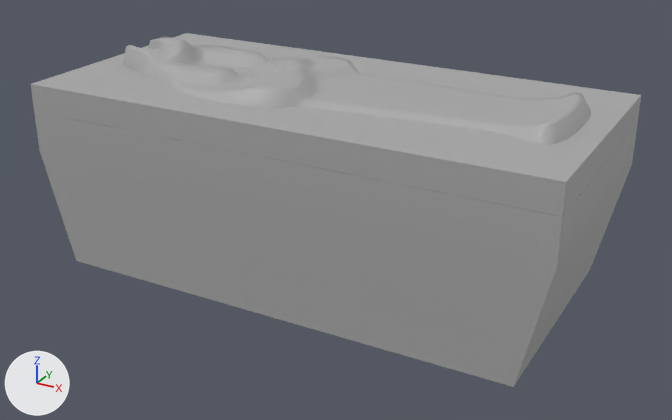
A saved change to the FBX model Assets/Ola/PreFabs/MayaImports/StarterChest.fbx.
Both versions are drawn from a 50 mm camera at (0.0177, -0.0316, 0.0185) aimed at (0.0005, -0.0005, 0.0029). The lights are fixed; the arrows at lower left show +X, +Y and +Z. Where no turn or scale is listed for an object, it has been applied to the vertices.

In view in the first picture: 'Anubis', 'Chest', 'Lid'.
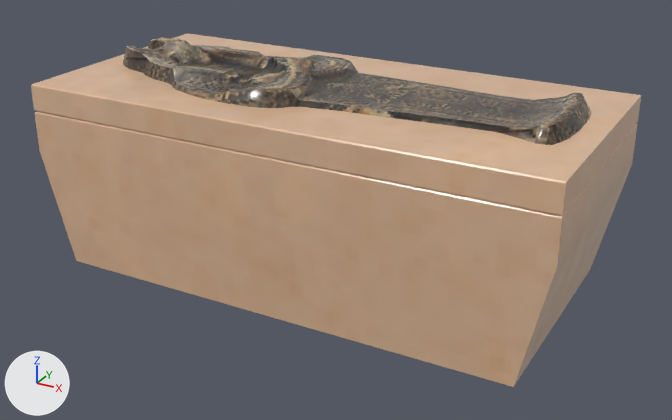
Pixel boxes (x1, y1, x2, y2) of what changed, in the pictures (672 x 420 px):
```json
{"object": "Chest", "change": "reshaped", "before": [34, 111, 638, 387], "after": [35, 111, 637, 387]}
{"object": "Lid", "change": "reshaped, moved", "before": [31, 33, 641, 217], "after": [31, 33, 641, 216]}
{"object": "Anubis", "change": "recoloured", "before": [123, 36, 591, 145], "after": [123, 36, 591, 145]}
{"part": 1, "of": "me_mesh", "change": "built on", "before": [34, 111, 638, 267], "after": [35, 111, 637, 267]}
{"part": 2, "of": "me_mesh", "change": "recoloured", "before": [40, 151, 632, 387], "after": [40, 151, 632, 387], "on screen": "grey to beige"}
```

The change, as JSON lines over the scene's bpy script:
```json
{"op": "add", "block": "img_pixel_art_large__1__png", "code": ["img_pixel_art_large__1__png = load_image('pixel_art_large (1).png', '_unpacked/pixel_art_large__1_.png', 512, 512, 'sRGB')"]}
{"op": "add", "block": "mat_r1chest", "code": ["mat_r1chest = principled_material('R1Chest')", "mat_r1chest.texture = img_pixel_art_large__1__png  # with its transparency", "mat_r1chest.roughness = 0.2"]}
{"block": "me_mesh", "where": "# used by ob_chest; location = (0.0, 0.0, 0.005)"}
{"op": "remove", "block": "me_mesh", "code": "me_mesh.from_pydata(...)  # 20 vertices, 18 faces; spans x -0.0111..0.0111, y -0.0052..0.0052, z -0.005..0.0017"}
{"op": "add", "block": "me_mesh", "code": "me_mesh.from_pydata(...)  # 24 vertices, 22 faces; spans x -0.0111..0.0111, y -0.0052..0.0052, z -0.005..0.0017"}
{"block": "me_mesh", "change": "me_mesh part 1"}
{"block": "me_mesh", "change": "4 faces are deleted"}
{"block": "me_mesh", "change": "4 vertices move within x -0.0111..0.0111, y -0.0052..0.0052, z 0.0017"}
{"block": "me_mesh", "change": "4 vertices are added at (-0.011, -0.0052, 0.0017), (0.011, -0.0052, 0.0017), (-0.011, 0.0052, 0.0017), (0.011, 0.0052, 0.0017)"}
{"block": "me_mesh", "change": "8 new faces join them"}
{"block": "me_mesh", "change": "me_mesh part 2: 14 faces spanning x -0.0111..0.0111, y -0.0052..0.0052, z -0.005..0.0017 switch from mat_standardsurface1 (grey #aaaaaa) to mat_r1chest (picture img_pixel_art_large__1__png)"}
{"block": "me_mesh_002", "where": "me_mesh_002.from_pydata(...)  # 1096 vertices, 1023 faces; spans x -0.0101..0.0102, y -0.0036..0.0036, z 0.0..0.0012"}
{"op": "remove", "block": "me_mesh_002", "code": "me_mesh_002.materials.append(mat_standardsurface1)  # grey #aaaaaa"}
{"op": "add", "block": "me_mesh_002", "code": "me_mesh_002.materials.append(mat_r1chest)  # picture img_pixel_art_large__1__png"}
{"block": "me_mesh_001", "where": "# used by ob_lid; location = (0.0, 0.0, 0.00733)"}
{"op": "remove", "block": "me_mesh_001", "code": "me_mesh_001.from_pydata(...)  # 8 vertices, 6 faces; spans x -0.0111..0.0111, y -0.0052..0.0052, z -0.0006..0.0006"}
{"op": "remove", "block": "me_mesh_001", "code": "me_mesh_001.materials.append(mat_standardsurface1)  # grey #aaaaaa"}
{"op": "add", "block": "me_mesh_001", "code": "me_mesh_001.from_pydata(...)  # 15 vertices, 12 faces; spans x -0.0111..0.0111, y -0.0052..0.0052, z -0.0011..0.0"}
{"block": "me_mesh_001", "change": "me_mesh_001 part 3: the whole mesh is rebuilt"}
{"op": "add", "block": "me_mesh_001", "code": "me_mesh_001.materials.append(mat_r1chest)  # picture img_pixel_art_large__1__png"}
{"op": "set", "path": "ob_lid.location", "old": "(0.0, 0.0, 0.00733)", "new": "(0.0, 0.0, 0.00788)"}
```
